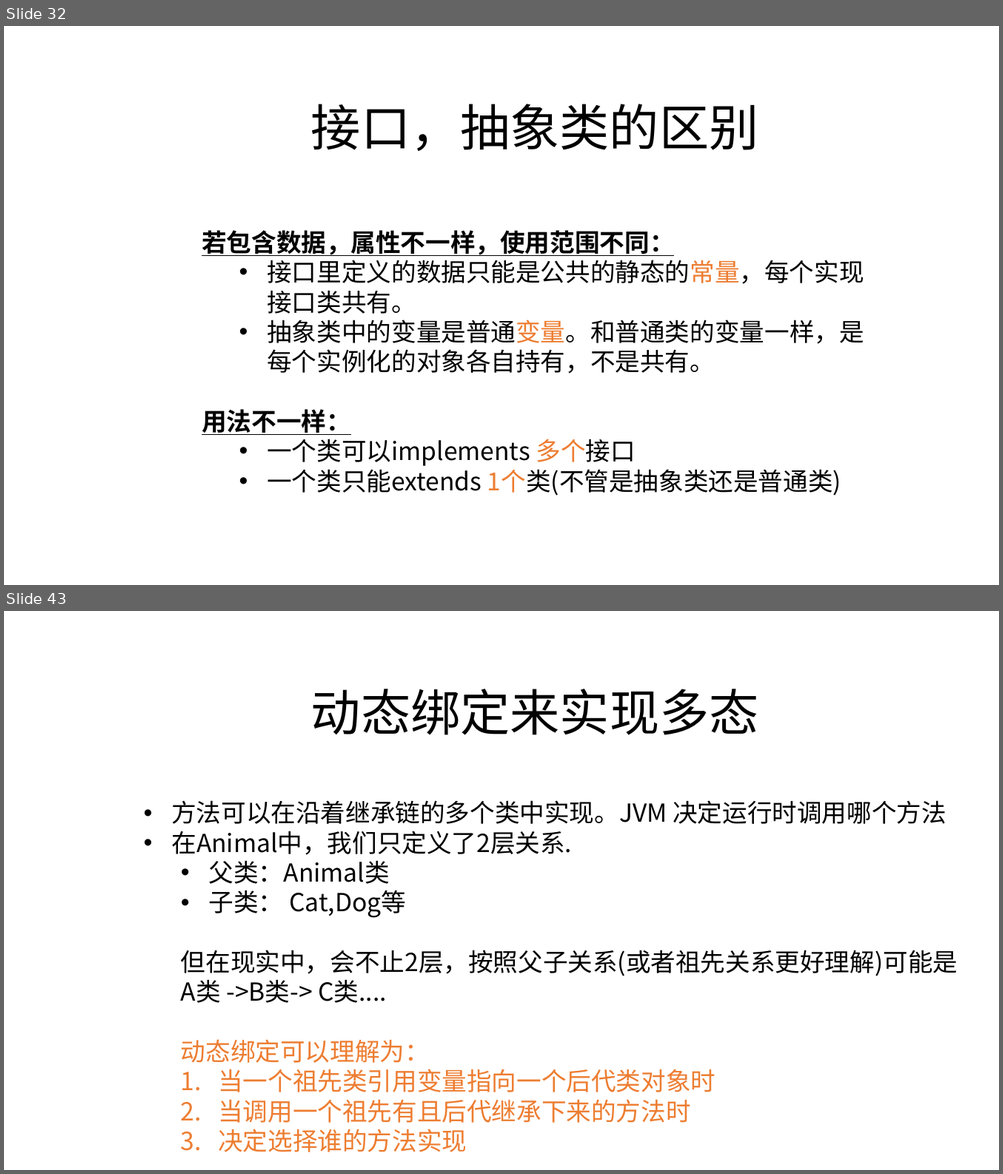
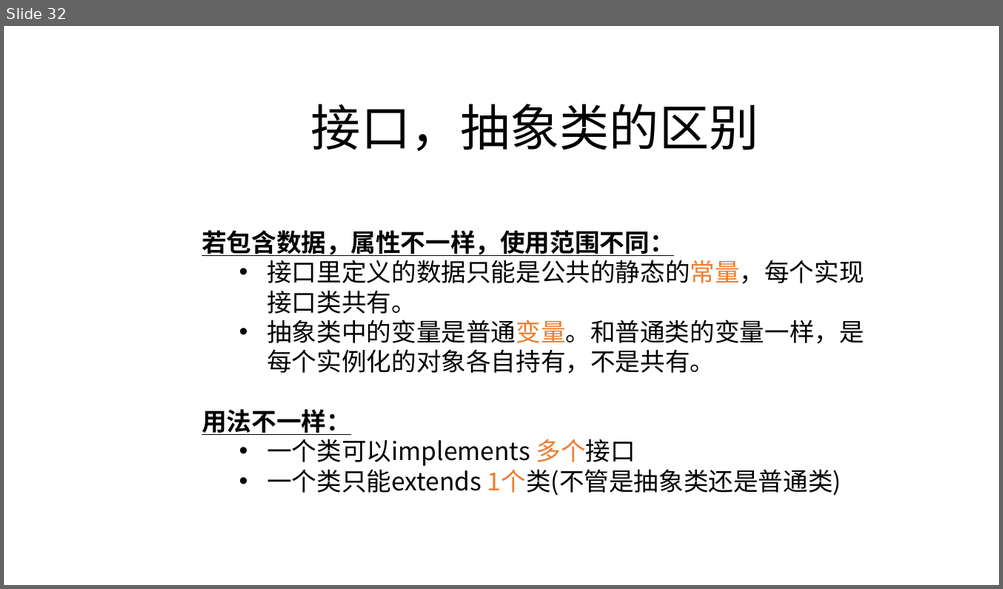
Before and after one commit to zjyesir/hmc_java_1, a slide deck: ppt/12.抽象类和接口.pptx. Shown one above the other, each under a label of ours: slides 32 and 43 before the commit, slide 32 after it; the slides between them are not shown. The pictures are 1003x1174 and 1003x589 pixels, drawn with LibreOffice and Linux fonts; fonts in the diff are those of the drawing; background and template pictures are left out. Boxes give left, top, right and bottom in pixels: in the first picture for what was removed or moved away, otherwise in the second. Text is boxed around its words. In the diff, an @@ line names an element or a change of style, - is before the commit and + after.

```diff
--- a/ppt/12.抽象类和接口.pptx
+++ b/ppt/12.抽象类和接口.pptx
@@ slide 43 removed at [4,611,999,1170], background picture (left out) @@
@@ text removed at [311,689,759,735] @@
-动态绑定来实现多态
@@ text removed at [171,800,957,1153] @@
-• 方法可以在沿着继承链的多个类中实现。JVM 决定运行时调用哪个方法
-• 在Animal中，我们只定义了2层关系.
-  • 父类：Animal类
-  • 子类： Cat,Dog等
-  但在现实中，会不止2层，按照父子关系(或者祖先关系更好理解)可能是 A类 ->B类-> C类....
-  动态绑定可以理解为：
-  1. 当一个祖先类引用变量指向一个后代类对象时
-  2. 当调用一个祖先有且后代继承下来的方法时
-  3. 决定选择谁的方法实现
```
Also in this commit, not shown: 18 other slides removed.
